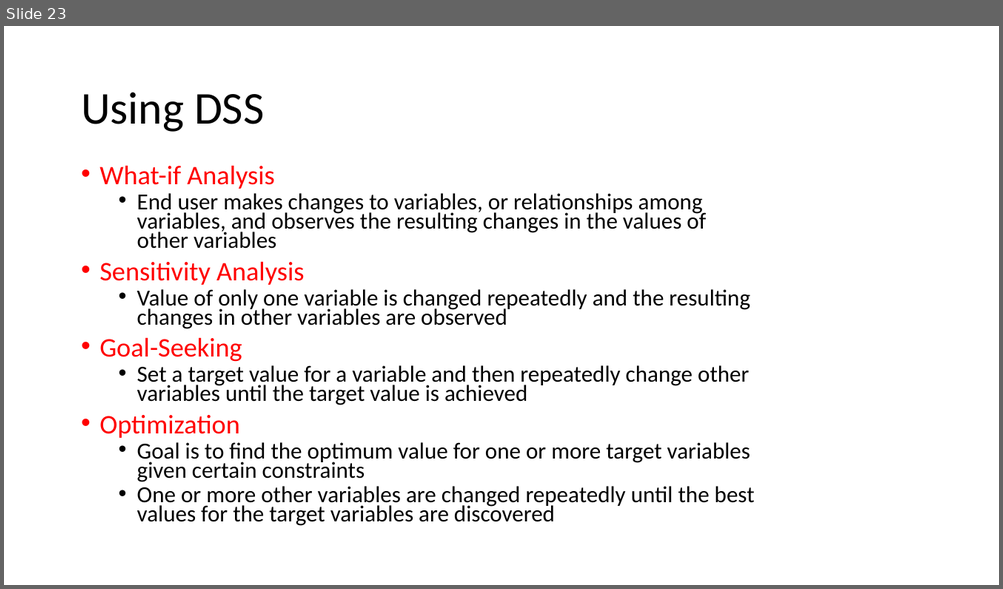
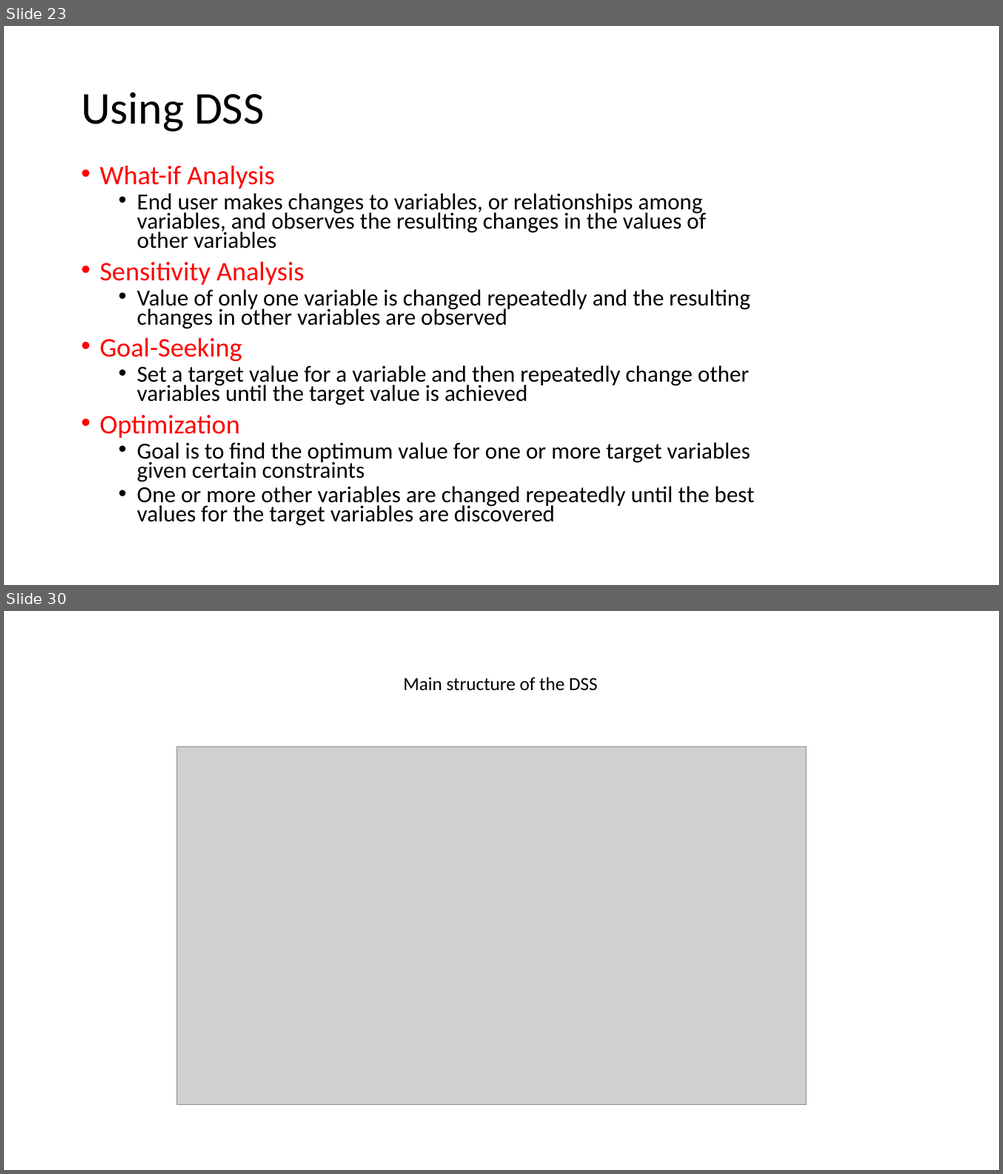
Before and after one commit to ynsy/AutomatedNegotiationAgent, a slide deck: Decision Support System.pptx. Shown one above the other, each under a label of ours: slide 23 before the commit, slides 23 and 30 after it; the slides between them are not shown. The pictures are 1003x589 and 1003x1174 pixels, drawn with LibreOffice and Linux fonts; fonts in the diff are those of the drawing; grey boxes stand for pictures. Boxes give left, top, right and bottom in pixels: in the first picture for what was removed or moved away, otherwise in the second. Text is boxed around its words. In the diff, an @@ line names an element or a change of style, - is before the commit and + after.

```diff
--- a/Decision Support System.pptx
+++ b/Decision Support System.pptx
@@ slide 30 added at (4,611,999,1170), background #FFFFFF @@
@@ text added at (403,677,597,691), 18 pt, text #000000 @@
+Main structure of the DSS
@@ picture added at (177,747,806,1105) @@
```
Also in this commit, not shown: 9 other slides added, 1 slide removed.
